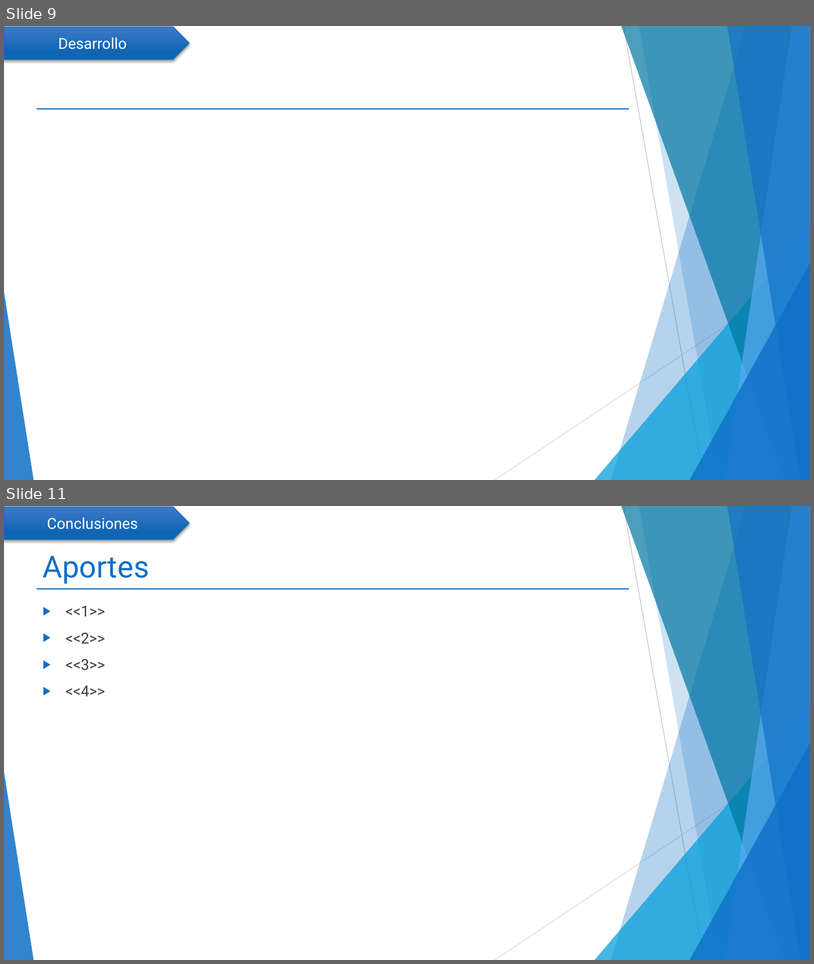
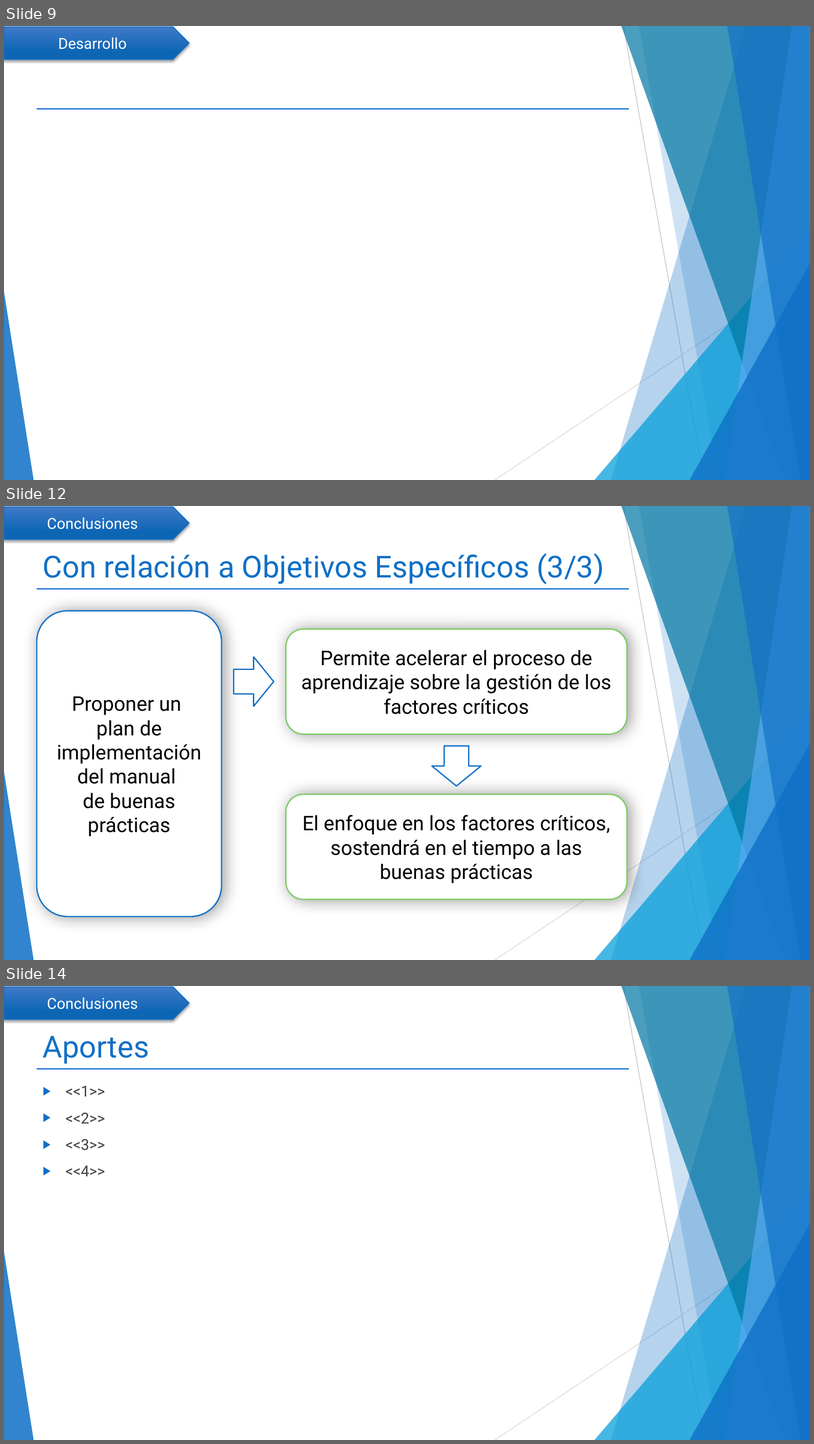
Before and after one commit to mcamara75/tituloUnap, a slide deck: 2018/TT IQQ 2018 Camara y Garay.pptx. Shown one above the other, each under a label of ours: slides 9 and 11 before the commit, slides 9, 12 and 14 after it; the slides between them are not shown. The pictures are 814x964 and 814x1444 pixels, drawn with LibreOffice and Linux fonts; fonts in the diff are those of the drawing. Boxes give left, top, right and bottom in pixels: in the first picture for what was removed or moved away, otherwise in the second. Text is boxed around its words. In the diff, an @@ line names an element or a change of style, - is before the commit and + after.

Commit message:
Se agregan láminas respecto a las conclusiones

```diff
--- a/2018/TT IQQ 2018 Camara y Garay.pptx
+++ b/2018/TT IQQ 2018 Camara y Garay.pptx
@@ slide 12 added at (4, 506, 810, 960), background #FFFFFF; not listed: 11 template elements that a slide beside it also shows @@
@@ pentagon arrow added at (4, 507, 189, 539), fill gradient #4079C9 to #0E66B5, outline #0F6FC6 1 pt, 18 pt, text #FFFFFF @@
+Conclusiones
@@ title added at (43, 553, 605, 585), 36 pt, text #0F6FC6 @@
+Con relación a Objetivos Específicos (3/3)
@@ rounded rectangle added at (36, 610, 222, 916), fill #FFFFFF, outline #0F6FC6 1.5 pt, 24 pt, text #000000 @@
+Proponer un
+plan de implementación del manual
+de buenas prácticas
@@ rounded rectangle added at (286, 629, 627, 734), fill #FFFFFF, outline #7CCA62 1.5 pt, 24 pt, text #000000 @@
+Permite acelerar el proceso de aprendizaje sobre la gestión de los factores críticos
@@ right arrow added at (234, 657, 274, 706), fill #FFFFFF, outline #0F6FC6 1.5 pt @@
@@ right arrow added at (432, 746, 481, 786), fill #FFFFFF, outline #0F6FC6 1.5 pt @@
@@ rounded rectangle added at (286, 794, 627, 899), fill #FFFFFF, outline #7CCA62 1.5 pt, 24 pt, text #000000 @@
+El enfoque en los factores críticos, sostendrá en el tiempo a las buenas prácticas
@@ what was slide 11 is now slide 14 @@
```
Also in this commit, not shown: 3 other slides added, 1 slide removed.
